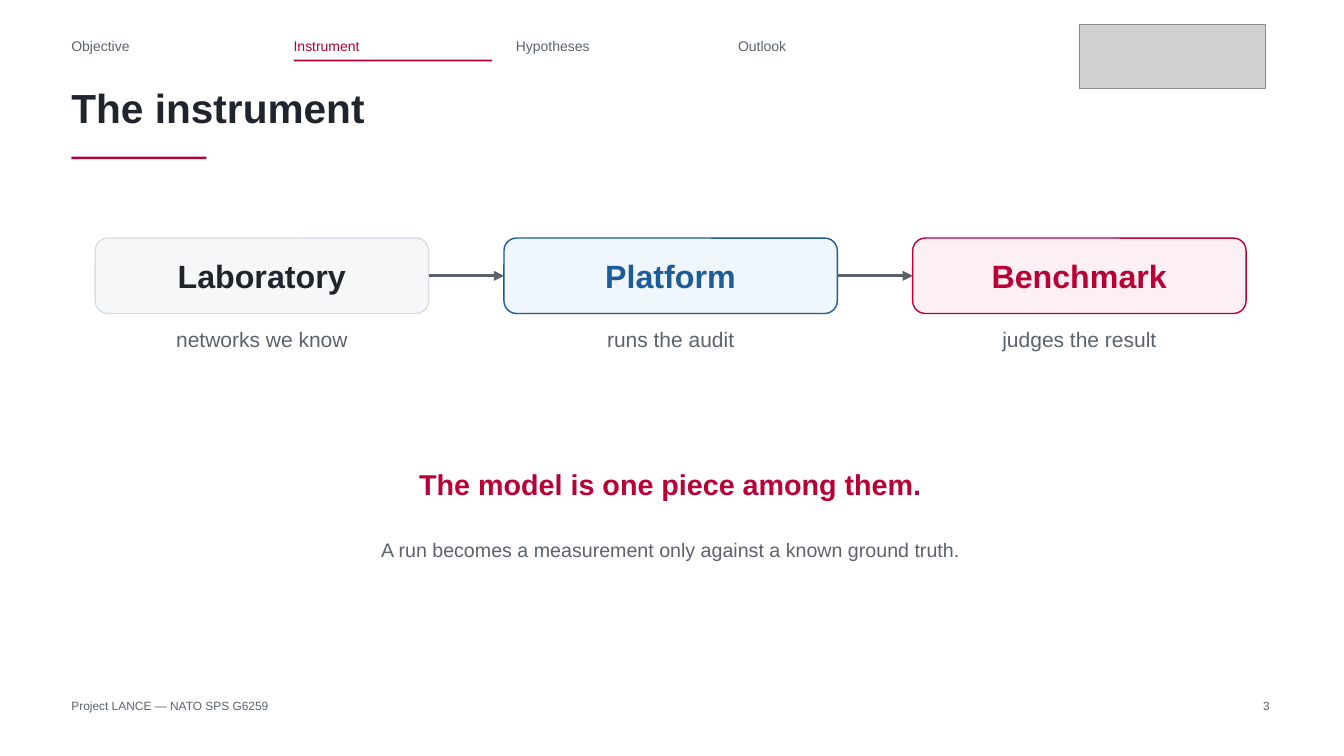
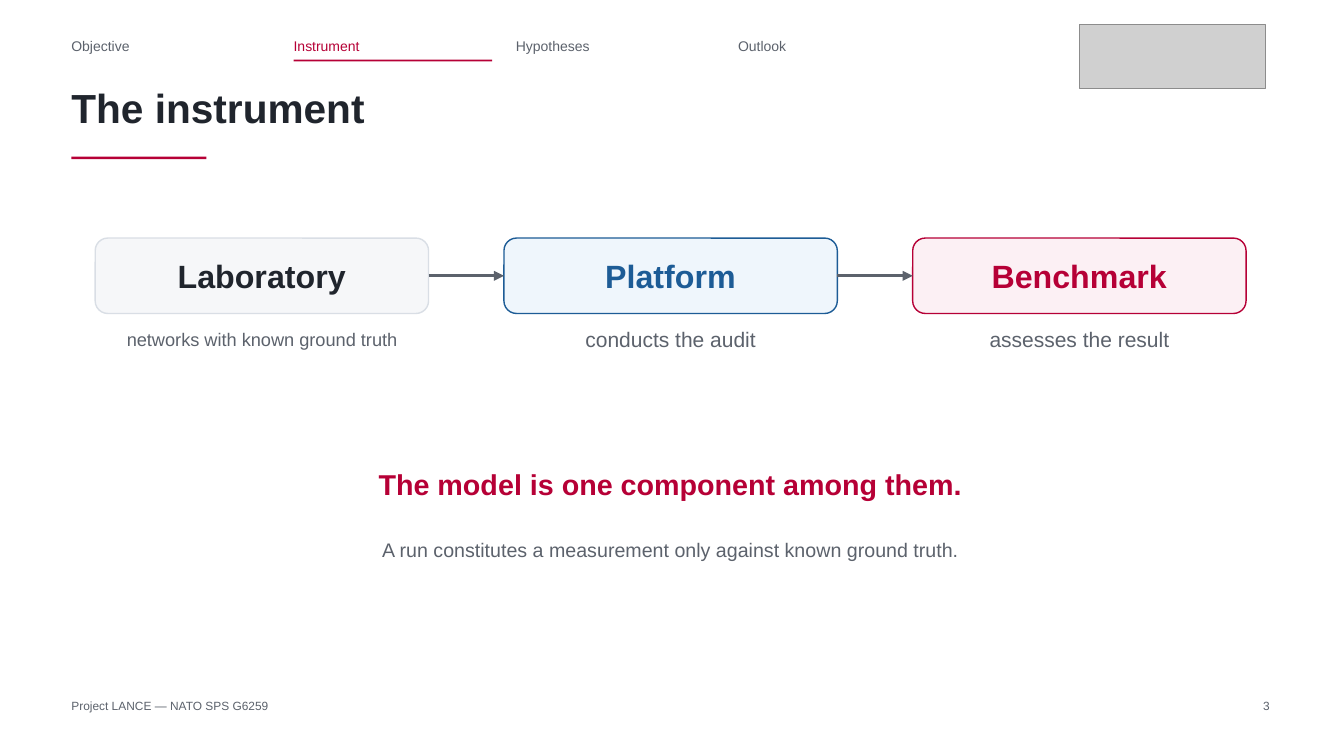
Before and after one commit to Tanguyvans/LANCE, a slide deck: slide 3 of objectifs/presentation-2026-10-23/slides.pptx. Drawn at 1344x756 pixels with LibreOffice and Linux fonts; fonts in the diff are those of the drawing; grey boxes stand for pictures. Boxes give left, top, right and bottom in pixels: in the first picture for what was removed or moved away, otherwise in the second. Text is boxed around its words. In the diff, an @@ line names an element or a change of style, - is before the commit and + after.

```diff
--- a/objectifs/presentation-2026-10-23/slides.pptx
+++ b/objectifs/presentation-2026-10-23/slides.pptx
@@ text at (127, 333, 397, 350): text changed; size 15 to 13 pt @@
-networks we know
+networks with known ground truth
@@ text at (585, 332, 755, 347): text changed @@
-runs the audit
+conducts the audit
@@ text at (990, 332, 1169, 347): text changed @@
-judges the result
+assesses the result
@@ text at (379, 474, 962, 501): text changed @@
-The model is one piece among them.
+The model is one component among them.
@@ text at (382, 543, 958, 561): text changed @@
-A run becomes a measurement only against a known ground truth.
+A run constitutes a measurement only against known ground truth.
```
Also in this commit, not shown: 8 other slides changed, 1 other file.
